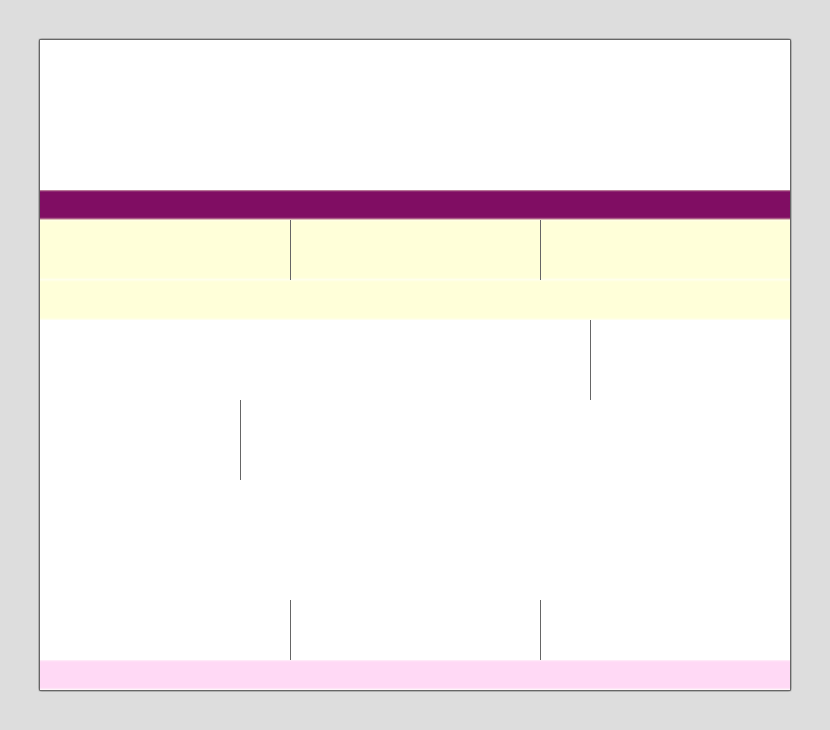
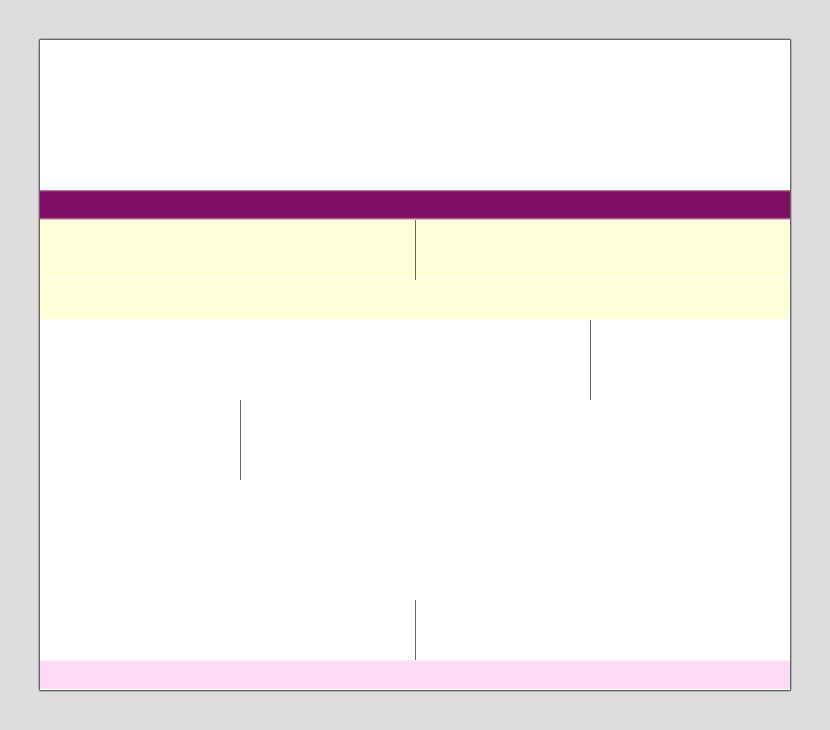
Layers edited between the first and the second 830x730 image:
painted on "stroke" over [290, 220, 541, 660]
